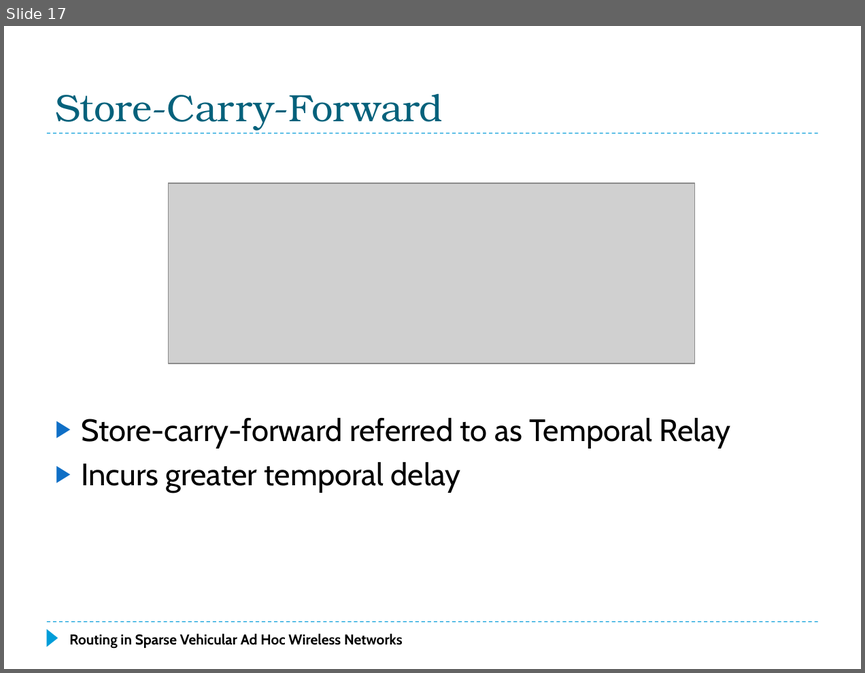
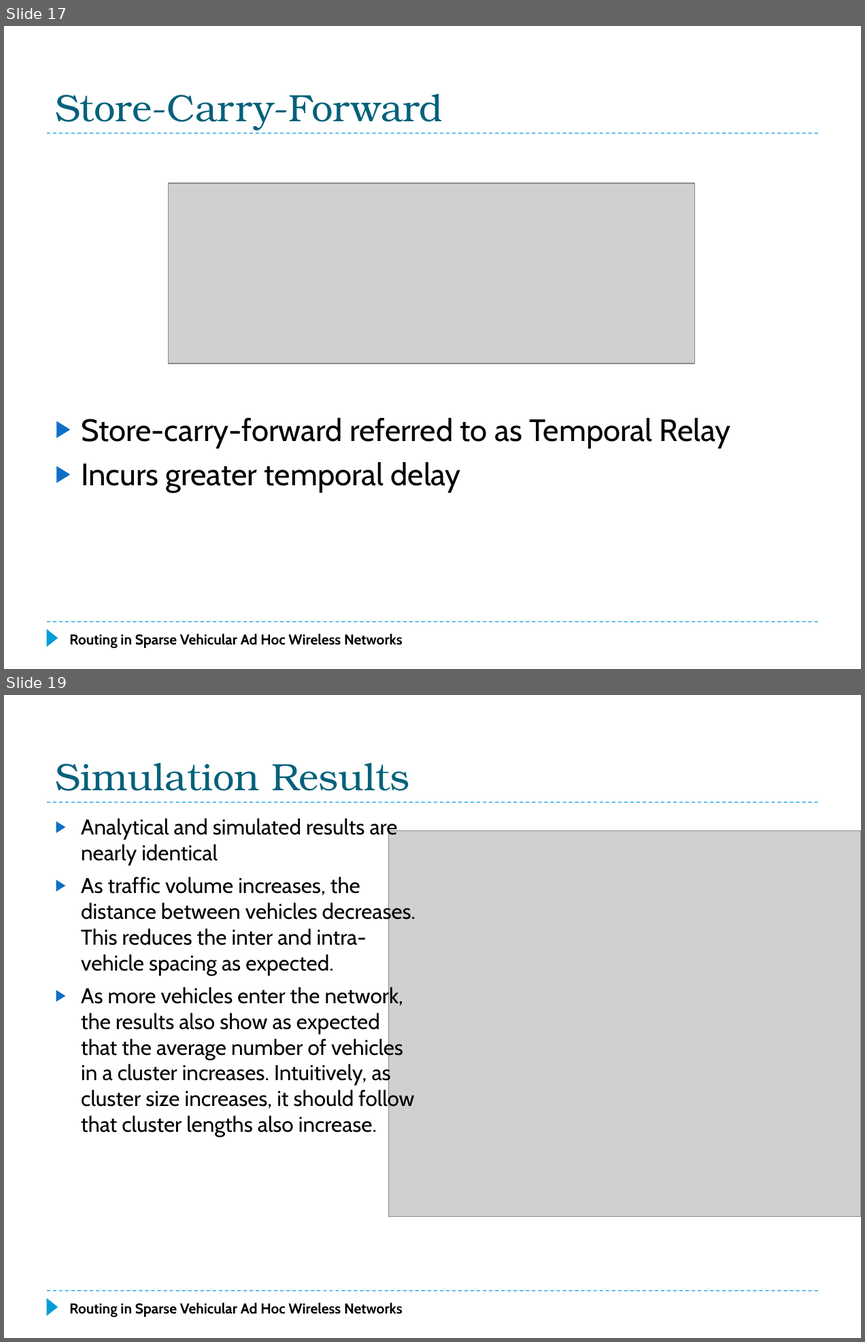
Before and after one commit to f33losopher/EEMaster_VANET, a slide deck: VANET_Felix.pptx. Shown one above the other, each under a label of ours: slide 17 before the commit, slides 17 and 19 after it; the slides between them are not shown. The pictures are 865x673 and 865x1342 pixels, drawn with LibreOffice and Linux fonts; fonts in the diff are those of the drawing; grey boxes stand for pictures. Boxes give left, top, right and bottom in pixels: in the first picture for what was removed or moved away, otherwise in the second. Text is boxed around its words. In the diff, an @@ line names an element or a change of style, - is before the commit and + after.

```diff
--- a/VANET_Felix.pptx
+++ b/VANET_Felix.pptx
@@ slide 19 added at (4, 695, 861, 1338), background #FFFFFF; not listed: 3 template elements that a slide beside it also shows @@
@@ title added at (55, 763, 410, 791), 32 pt, text #04617B @@
+Simulation Results
@@ text added at (81, 818, 416, 1136), 18 pt, text #000000 @@
+▶ Analytical and simulated results are nearly identical
+▶ As traffic volume increases, the distance between vehicles decreases. This reduces the inter and intra-vehicle spacing as expected.
+▶ As more vehicles enter the network, the results also show as expected that the average number of vehicles in a cluster increases. Intuitively, as cluster size increases, it should follow that cluster lengths also increase.
@@ picture added at (389, 830, 861, 1216) @@
@@ text added at (69, 1302, 402, 1317), 12 pt, text #000000, bold @@
+Routing in Sparse Vehicular Ad Hoc Wireless Networks
```
Also in this commit, not shown: 1 slide changed, 10 other slides added, 7 slides removed, 1 other file.
